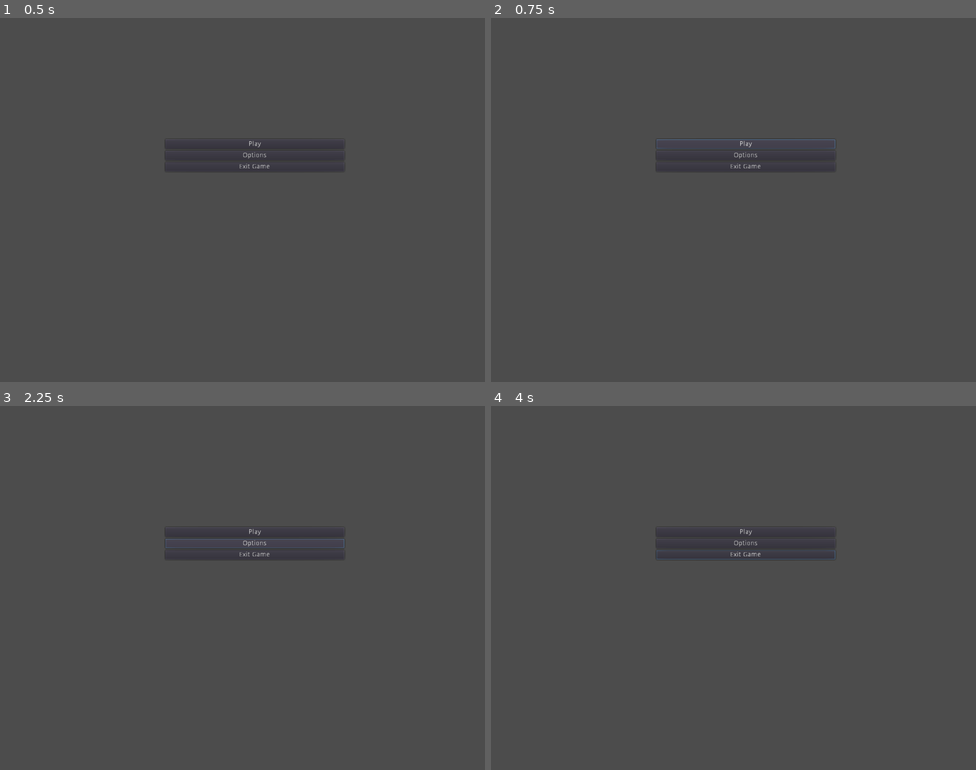
Above: before the commit, frames 1-4 (two rows, left to right).
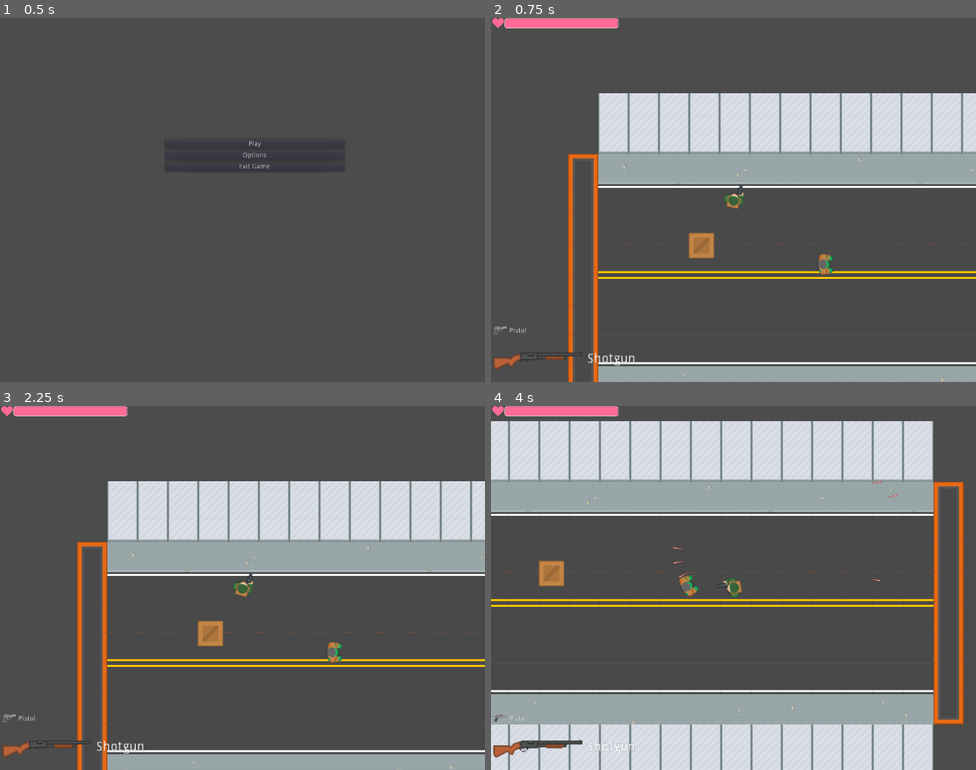
Above: after the commit, the same moments.

Repository: sindre0830/YAZG
Game: Godot game, scene res://Menu/MainMenu.tscn
The game is run twice, just before and just after one commit, with the same random seed, the same clock (stepped at 60 frames per second) and the same inputs.
Inputs (mouse positions are in pixels of both pictures, inside the frame that each line leads up to):
- Up to frame 1 (0.5 s): no input
- Up to frame 2 (0.75 s): click "Play" at 0.5 s
- Up to frame 3 (2.25 s): click (257, 533) at 1.25 s, where only the run before the commit has a clickable "Play"; click (257, 544) at 2 s, where only the run before the commit has a clickable "Options"
- Up to frame 4 (4 s): move the mouse to (840, 569) at 2.77 s; press the mouse at (840, 569) at 2.78 s; hold Right (ui_right) 2.78-3.53 s; tap Y (ui_switchWeapon) at 3.05, 3.6 s; move the mouse to (636, 606) at 3.52 s; release the mouse at (636, 606) at 3.53 s; hold Down (ui_down) from 3.53 s (still down); click (636, 606) at 3.8 s

Frame 1 is identical in both runs. In frame 2, 28% of the frame differs, in the area x 0-100%, y 0-100%; in frame 3, 28%; in frame 4, 47%, in the area x 0-98%, y 0-100%.
Error before the commit: Assertion failed. (res://Menu/MainMenu.gd:5)

Commit message:
Added shotgun

Diff:
--- a/Source/Actor/Player/Player.gd
+++ b/Source/Actor/Player/Player.gd
@@ -4,7 +4,9 @@
 var GUNDISPLAY = "UI/GunDisplay"
 
 var velocity = Vector2.ZERO
-onready var gun = $Guns/HandGun
+onready var guns = [$Guns/Shotgun, $Guns/Handgun]
+onready var gun_index = 0
+onready var gun = guns[gun_index]
 onready var attackCooldown = $AttackCooldown
 
 func _init():
@@ -37,6 +39,10 @@
 
 	if Input.is_action_just_pressed("ui_switchWeapon"):
 		self.get_node(GUNDISPLAY).switchGunDisplayed()
+		gun_index += 1
+		if gun_index >= guns.size():
+			gun_index = 0
+		gun = guns[gun_index]
 
 func take_damage(amount):
 	.take_damage(amount)
--- a/Source/Actor/Player/Player.tscn
+++ b/Source/Actor/Player/Player.tscn
@@ -1,10 +1,11 @@
-[gd_scene load_steps=6 format=2]
+[gd_scene load_steps=8 format=2]
 
 [ext_resource path="res://Actor/Player/Player.gd" type="Script" id=1]
 [ext_resource path="res://Assets/Spritesheet/spritesheet_characters.png" type="Texture" id=2]
 [ext_resource path="res://Guns/Guns.gd" type="Script" id=3]
 [ext_resource path="res://Guns/HandGun.gd" type="Script" id=4]
 [ext_resource path="res://UI/UserInterface.tscn" type="PackedScene" id=5]
+[ext_resource path="res://Guns/Shotgun.gd" type="Script" id=6]
 
 [sub_resource type="CircleShape2D" id=1]
 radius = 16.0
@@ -32,14 +33,21 @@
 [node name="Guns" type="Node" parent="."]
 script = ExtResource( 3 )
 
-[node name="HandGun" type="Node" parent="Guns"]
+[node name="Handgun" type="Node" parent="Guns"]
 script = ExtResource( 4 )
 
-[node name="Timer" type="Timer" parent="Guns/HandGun"]
+[node name="Timer" type="Timer" parent="Guns/Handgun"]
 wait_time = 0.3
+one_shot = true
+
+[node name="Shotgun" type="Node" parent="Guns"]
+script = ExtResource( 6 )
+
+[node name="Timer" type="Timer" parent="Guns/Shotgun"]
+wait_time = 0.5
 one_shot = true
 
 [node name="Camera2D" type="Camera2D" parent="."]
 current = true
 
-[node name="UI" parent="." instance=ExtResource( 3 )]
+[node name="UI" parent="." instance=ExtResource( 5 )]
--- a/Source/Guns/Guns.gd
+++ b/Source/Guns/Guns.gd
@@ -1,7 +1,6 @@
 extends Node
 
 var speed = null
-
 export var Bullet = preload("res://Projectiles/Bullet.tscn")
 
 func _init(new_speed: int) -> void:
--- a/Source/Guns/HandGun.gd
+++ b/Source/Guns/HandGun.gd
@@ -6,6 +6,6 @@
 func shoot(muzzle: Position2D, player: Node):
 	var bullet = Bullet.instance()
 	bullet.init(speed)
-	bullet.transform = muzzle.global_transform
+	bullet.transform =  muzzle.global_transform
 	player.owner.add_child(bullet)
 	$Timer.start()
--- /dev/null
+++ b/Source/Guns/Shotgun.gd
@@ -0,0 +1,14 @@
+extends "res://Guns/Guns.gd"
+
+var n_bullets = 3
+
+func _init().(500) -> void:
+	pass
+
+func shoot(muzzle: Position2D, player: Node):
+	for n in n_bullets:
+		var bullet = Bullet.instance()
+		bullet.init(speed)
+		bullet.transform =  muzzle.global_transform *  bullet.transform.rotated((PI/n_bullets*n - PI/n_bullets*(n_bullets/2))/3).orthonormalized()
+		player.owner.add_child(bullet)
+	$Timer.start()
--- a/Source/Projectiles/Bullet.gd
+++ b/Source/Projectiles/Bullet.gd
@@ -8,7 +8,7 @@
 	speed = new_speed
 
 func _physics_process(delta):
-	global_position += transform.x * speed * delta
+	global_position += transform.x.normalized() * speed * delta
 
 func _on_VisibilityNotifier2D_screen_exited():
 	queue_free()
--- a/Source/Projectiles/Bullet.tscn
+++ b/Source/Projectiles/Bullet.tscn
@@ -7,6 +7,8 @@
 
 [node name="Bullet" type="Area2D"]
 scale = Vector2( 0.5, 1 )
+collision_layer = 16
+collision_mask = 15
 script = ExtResource( 1 )
 __meta__ = {
 "_edit_group_": true
